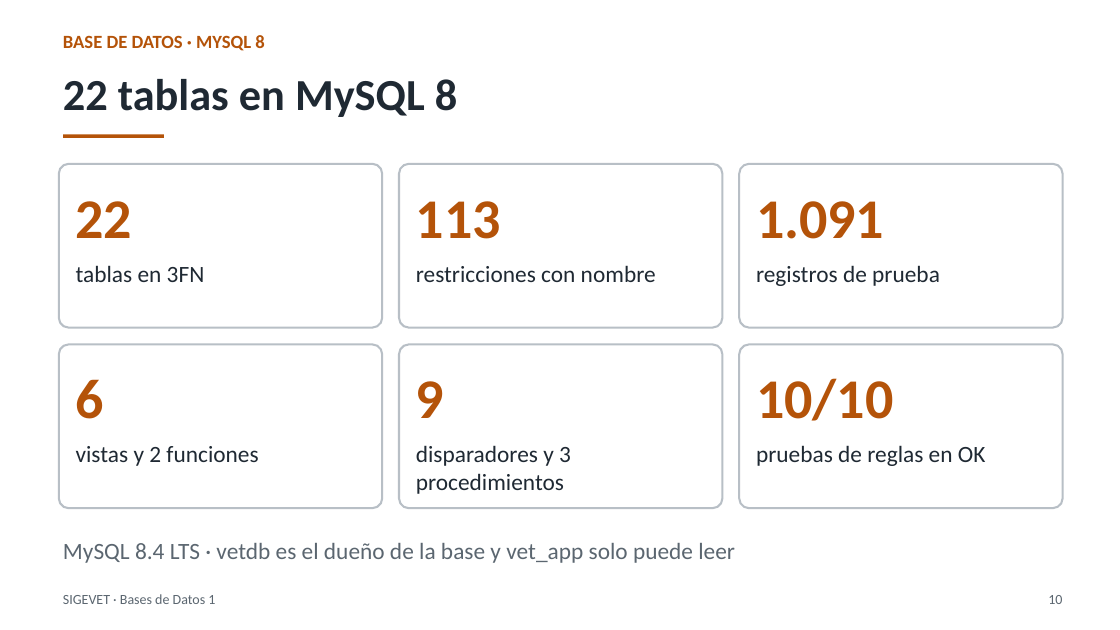
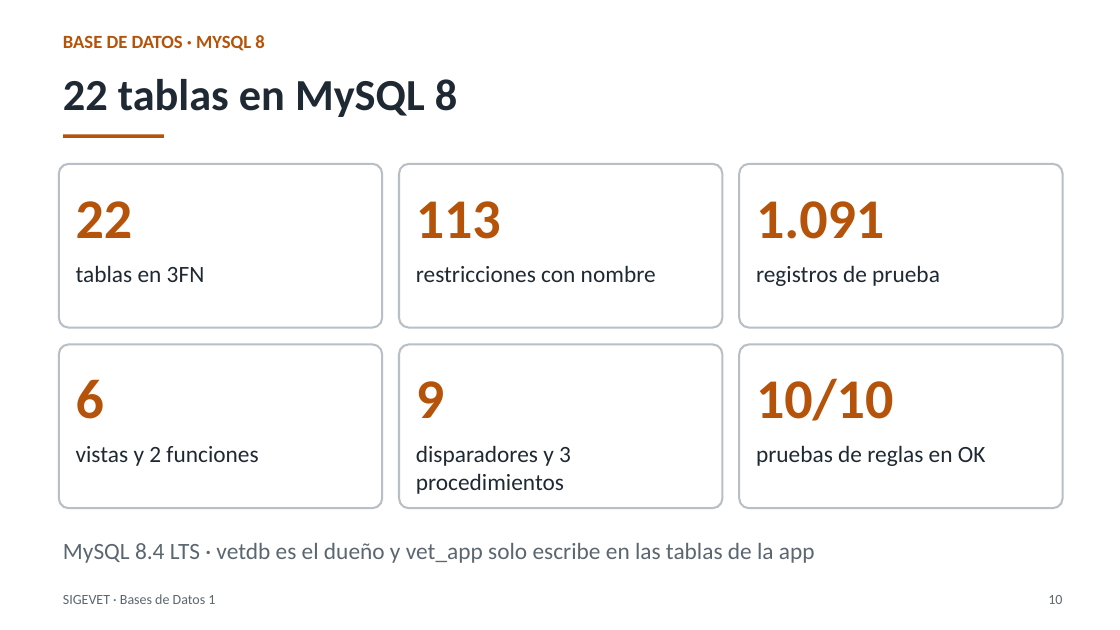
Before and after one commit to Estarlan/proyecto-bd1-sigevet, a slide deck: slide 10 of documentos/final/Presentacion_Sustentacion_SIGEVET.pptx. Drawn at 1120x630 pixels with LibreOffice and Linux fonts; fonts in the diff are those of the drawing. Boxes give left, top, right and bottom in pixels: in the first picture for what was removed or moved away, otherwise in the second. Text is boxed around its words. In the diff, an @@ line names an element or a change of style, - is before the commit and + after.

```diff
--- a/documentos/final/Presentacion_Sustentacion_SIGEVET.pptx
+++ b/documentos/final/Presentacion_Sustentacion_SIGEVET.pptx
@@ text at box(63, 543, 815, 563): text changed @@
-MySQL 8.4 LTS · vetdb es el dueño de la base y vet_app solo puede leer
+MySQL 8.4 LTS · vetdb es el dueño y vet_app solo escribe en las tablas de la app
```
Also in this commit, not shown: 1 other slide changed, 5 other files.
